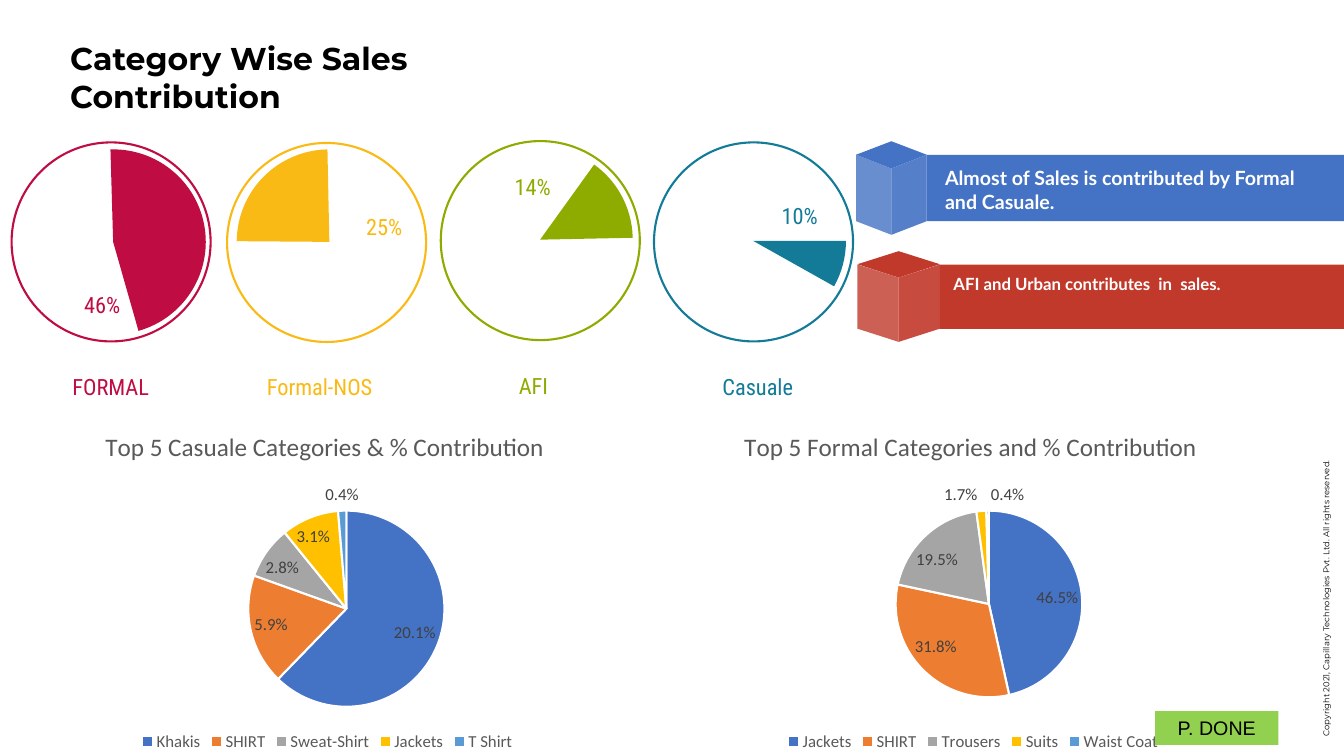
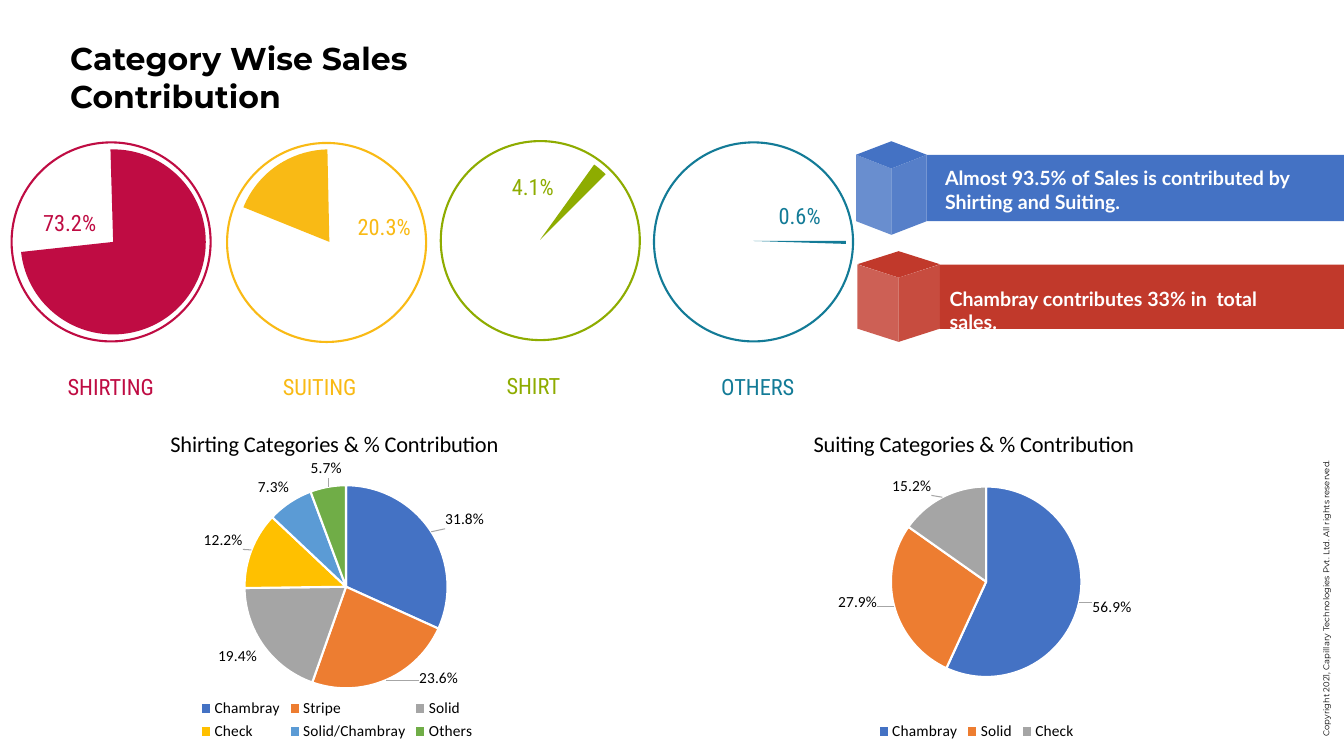
Before and after one commit to akhil-kumar-capillary/Linen-Club, a slide deck: slide 11 of Decks/LC QBR AMJ'22.pptx. Drawn at 1344x756 pixels with LibreOffice and Linux fonts; fonts in the diff are those of the drawing; background and template pictures are left out. Boxes give left, top, right and bottom in pixels: in the first picture for what was removed or moved away, otherwise in the second. Text is boxed around its words. In the diff, an @@ line names an element or a change of style, - is before the commit and + after.

```diff
--- a/Decks/LC QBR AMJ'22.pptx
+++ b/Decks/LC QBR AMJ'22.pptx
@@ proportions changed in 4 elements at bbox=[20, 149, 206, 335], bbox=[237, 149, 422, 335], bbox=[448, 147, 633, 333], bbox=[661, 148, 847, 334] @@
@@ text at bbox=[512, 179, 554, 195]: text changed @@
-14%
+4.1%
@@ text at bbox=[945, 170, 1290, 213]: text changed @@
-Almost of Sales is contributed by Formal and Casuale.
+Almost 93.5% of Sales is contributed by Shirting and Suiting.
@@ text at bbox=[779, 208, 821, 224]: text changed @@
-10%
+0.6%
@@ text at bbox=[43, 215, 96, 232]: text changed @@
-46%
+73.2%
@@ text at bbox=[358, 219, 411, 236]: text changed @@
-25%
+20.3%
@@ text at bbox=[950, 291, 1257, 334]: text changed; size 12 to 14 pt @@
-AFI and Urban contributes in sales.
+Chambray contributes 33% in total sales.
@@ text at bbox=[68, 379, 154, 396]: text changed @@
-FORMAL
+SHIRTING
@@ text at bbox=[283, 379, 357, 396]: text changed @@
-Formal-NOS
+SUITING
@@ text at bbox=[507, 378, 561, 395]: text changed @@
-AFI
+SHIRT
@@ text at bbox=[721, 379, 794, 396]: text changed @@
-Casuale
+OTHERS
@@ pie chart at bbox=[42, 412, 632, 745] @@
@@ title "Top 5 Casuale Categories & % Contribution  " to "Shirting Categories & % Contribution   " @@
-categories: Khakis, SHIRT, Sweat-Shirt, Jackets, T Shirt
+categories: Chambray, Stripe, Solid, Check, Solid/Chambray, Others
-Series 1: 0.201, 0.059, 0.028, 0.031, 0.004
+Series 1: 0.318, 0.236, 0.194, 0.122, 0.073, 0.057
@@ data labels of Series 1 changed @@
@@ legend changed @@
@@ plot area changed @@
@@ lettering changed @@
@@ pie chart: place and size @@
-pie chart at bbox=[9, 413, 645, 756]
+pie chart at bbox=[42, 412, 632, 745]
@@ pie chart at bbox=[685, 412, 1269, 745] @@
@@ title "Top 5 Formal Categories and % Contribution  " to "Suiting Categories & % Contribution  " @@
-categories: Jackets, SHIRT, Trousers, Suits, Waist Coat
+categories: Chambray, Solid, Check
-Series 1: 0.465, 0.318, 0.195, 0.017, 0.004
+Series 1: 0.569, 0.279, 0.152
@@ data labels of Series 1 changed @@
@@ legend changed @@
@@ plot area changed @@
@@ lettering changed @@
@@ pie chart: place and size @@
-pie chart at bbox=[638, 413, 1309, 756]
+pie chart at bbox=[685, 412, 1269, 745]
@@ rectangle removed at bbox=[1155, 711, 1278, 745] @@
-P. DONE
```
Also in this commit, not shown: 7 other slides changed, 1 other file.
